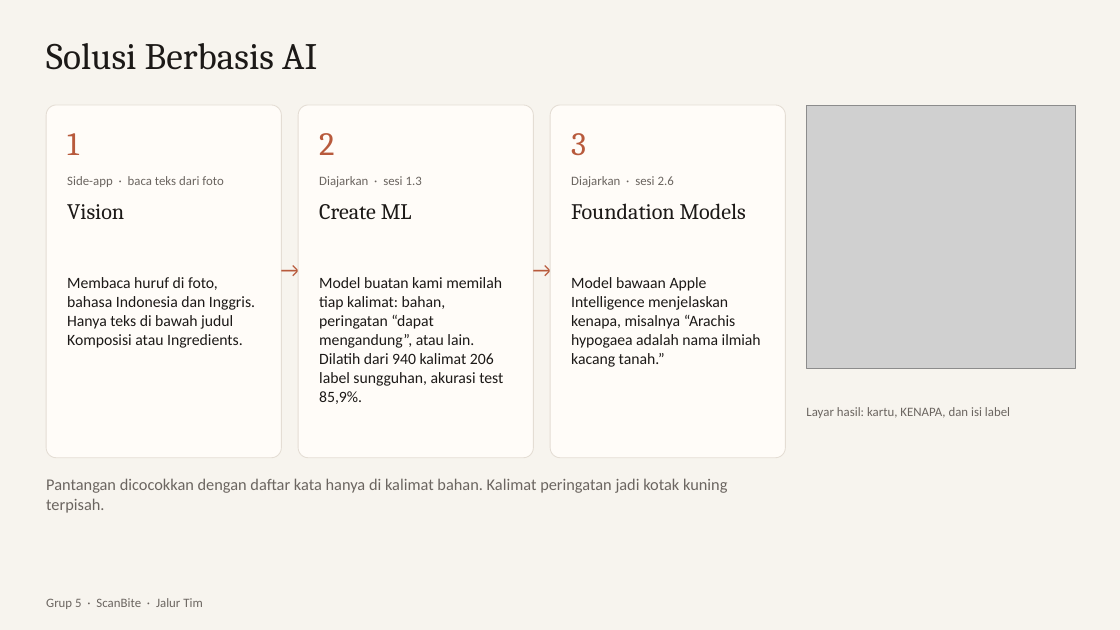
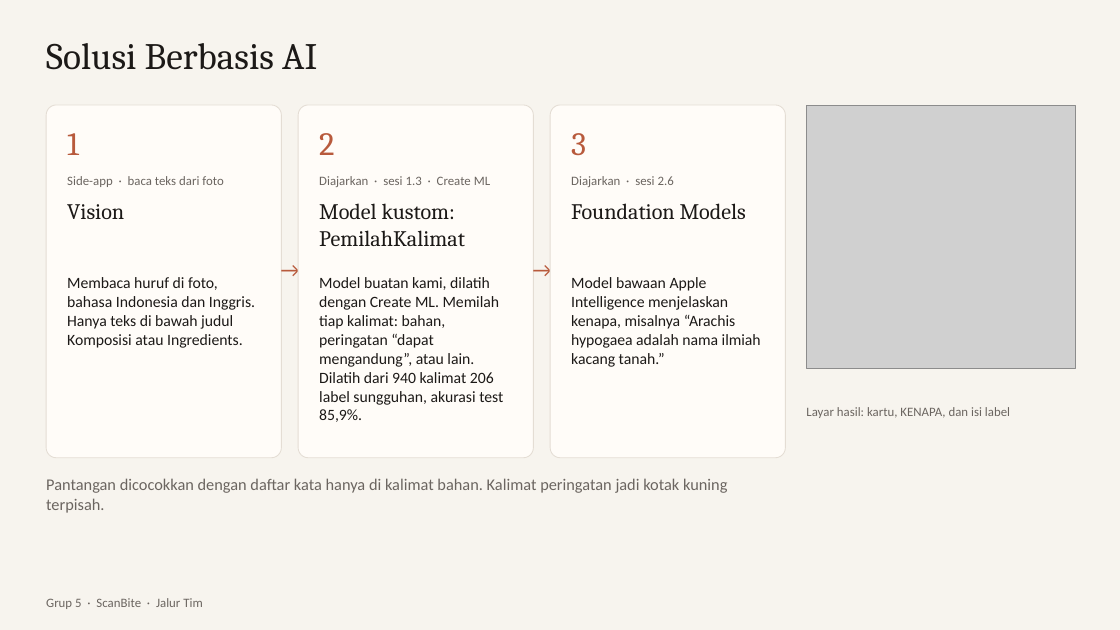
Before and after one commit to dendyramdhan/PantangMakan, a slide deck: slide 7 of presentasi/ScanBite.pptx. Drawn at 1120x630 pixels with LibreOffice and Linux fonts; fonts in the diff are those of the drawing; grey boxes stand for pictures. Boxes give left, top, right and bottom in pixels: in the first picture for what was removed or moved away, otherwise in the second. Text is boxed around its words. In the diff, an @@ line names an element or a change of style, - is before the commit and + after.

Commit message:
Sebut model kustom PemilahKalimat (dilatih dengan Create ML)

```diff
--- a/presentasi/ScanBite.pptx
+++ b/presentasi/ScanBite.pptx
@@ text at (x1=319, y1=176, x2=490, y2=187): text changed @@
-Diajarkan · sesi 1.3
+Diajarkan · sesi 1.3 · Create ML
@@ text at (x1=319, y1=203, x2=465, y2=247): text changed @@
-Create ML
+Model kustom: PemilahKalimat
@@ text at (x1=319, y1=277, x2=503, y2=422): text changed @@
-Model buatan kami memilah tiap kalimat: bahan, peringatan “dapat mengandung”, atau lain. Dilatih dari 940 kalimat 206 label sungguhan, akurasi test 85,9%.
+Model buatan kami, dilatih dengan Create ML. Memilah tiap kalimat: bahan, peringatan “dapat mengandung”, atau lain. Dilatih dari 940 kalimat 206 label sungguhan, akurasi test 85,9%.
```
Also in this commit, not shown: 6 other files.
